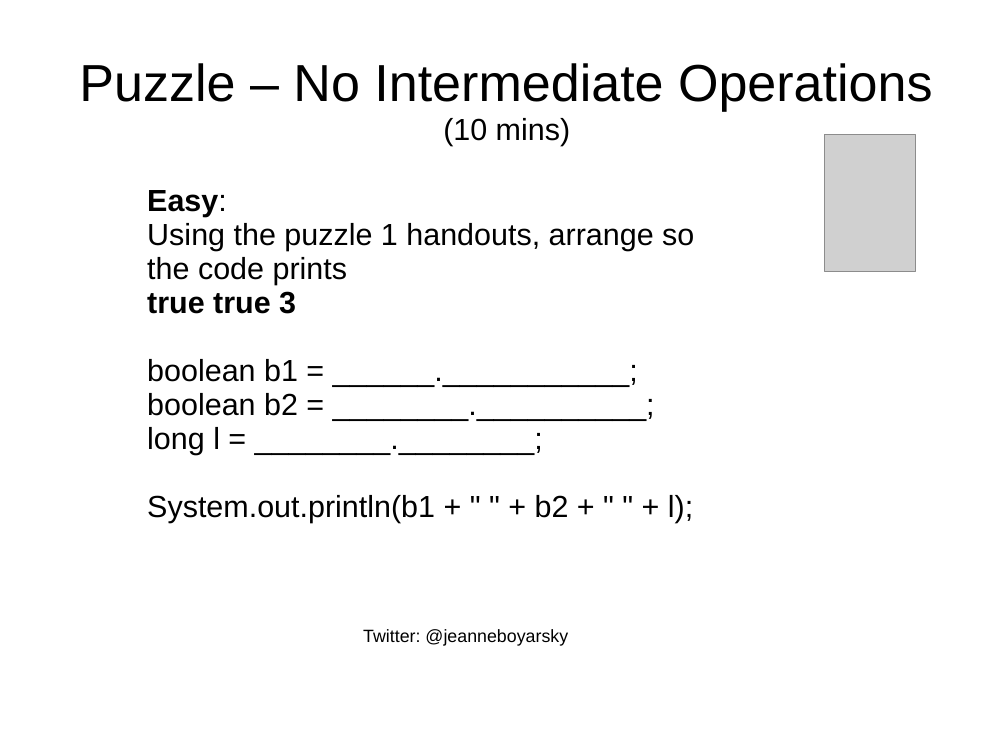
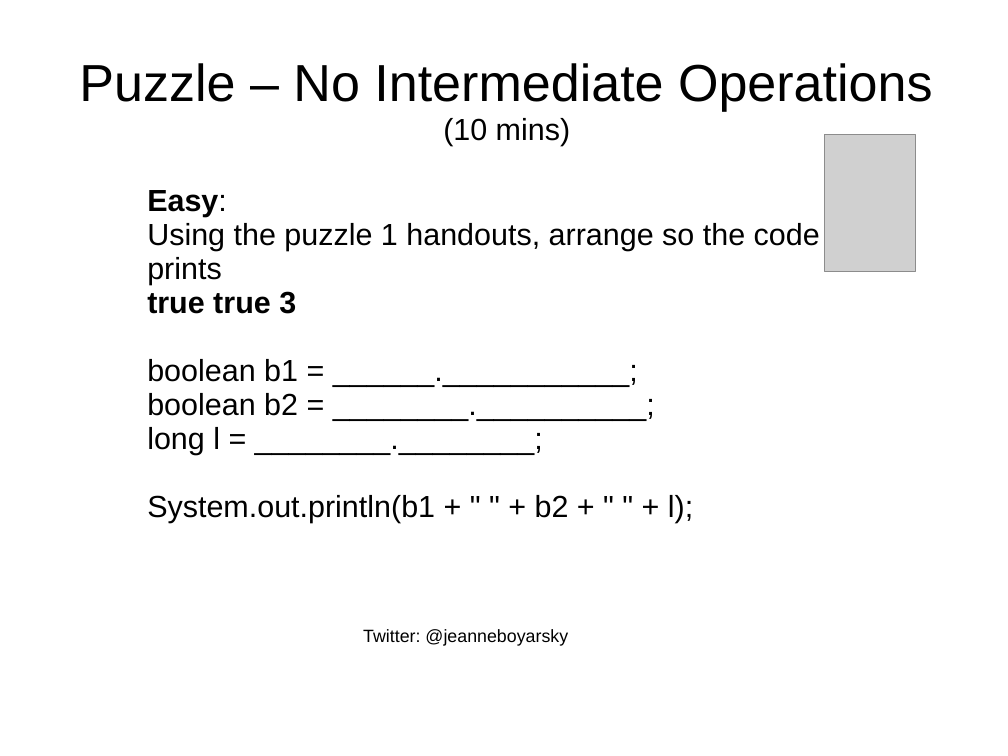
Before and after one commit to boyarsky/java-8-streams-by-puzzles, a slide deck: slide 25 of docs/Slides.ppt. Drawn at 1008x756 pixels with LibreOffice and Linux fonts; fonts in the diff are those of the drawing; grey boxes stand for pictures; background and template pictures are left out. Boxes give left, top, right and bottom in pixels: in the first picture for what was removed or moved away, otherwise in the second. Text is boxed around its words. In the diff, an @@ line names an element or a change of style, - is before the commit and + after.

```diff
--- a/docs/Slides.ppt
+++ b/docs/Slides.ppt
@@ text "Easy:" rewrapped from box(147, 190, 694, 523) to box(147, 190, 820, 523) @@
```
Also in this commit, not shown: 7 other slides changed, 1 other file.
